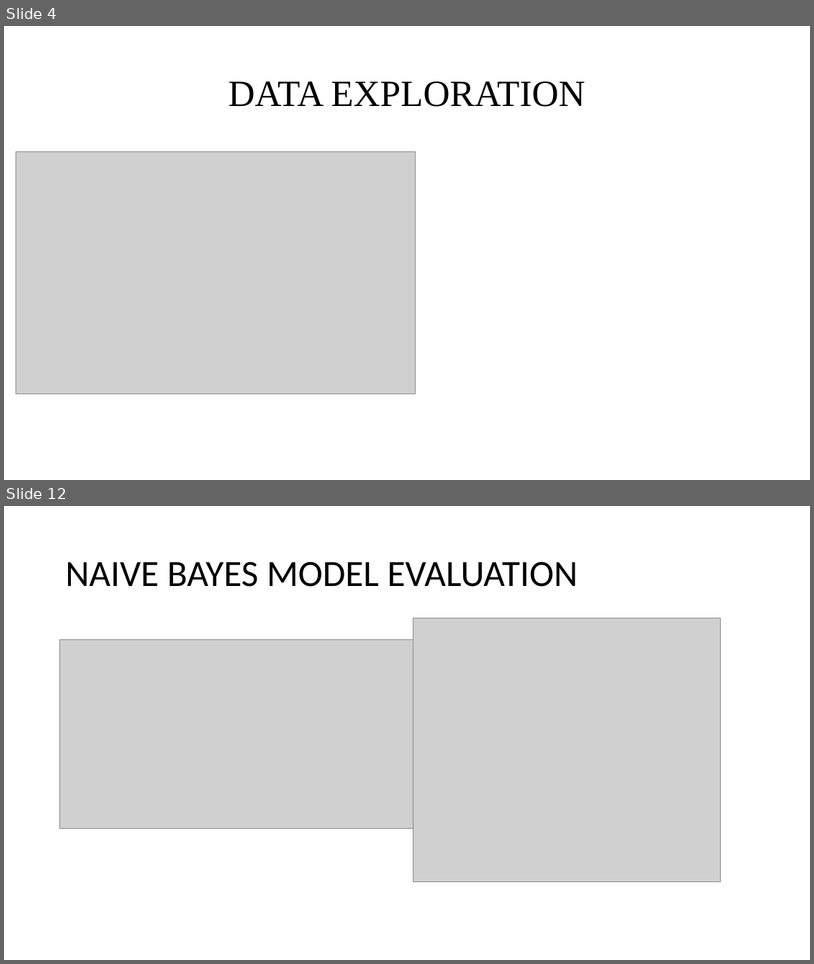
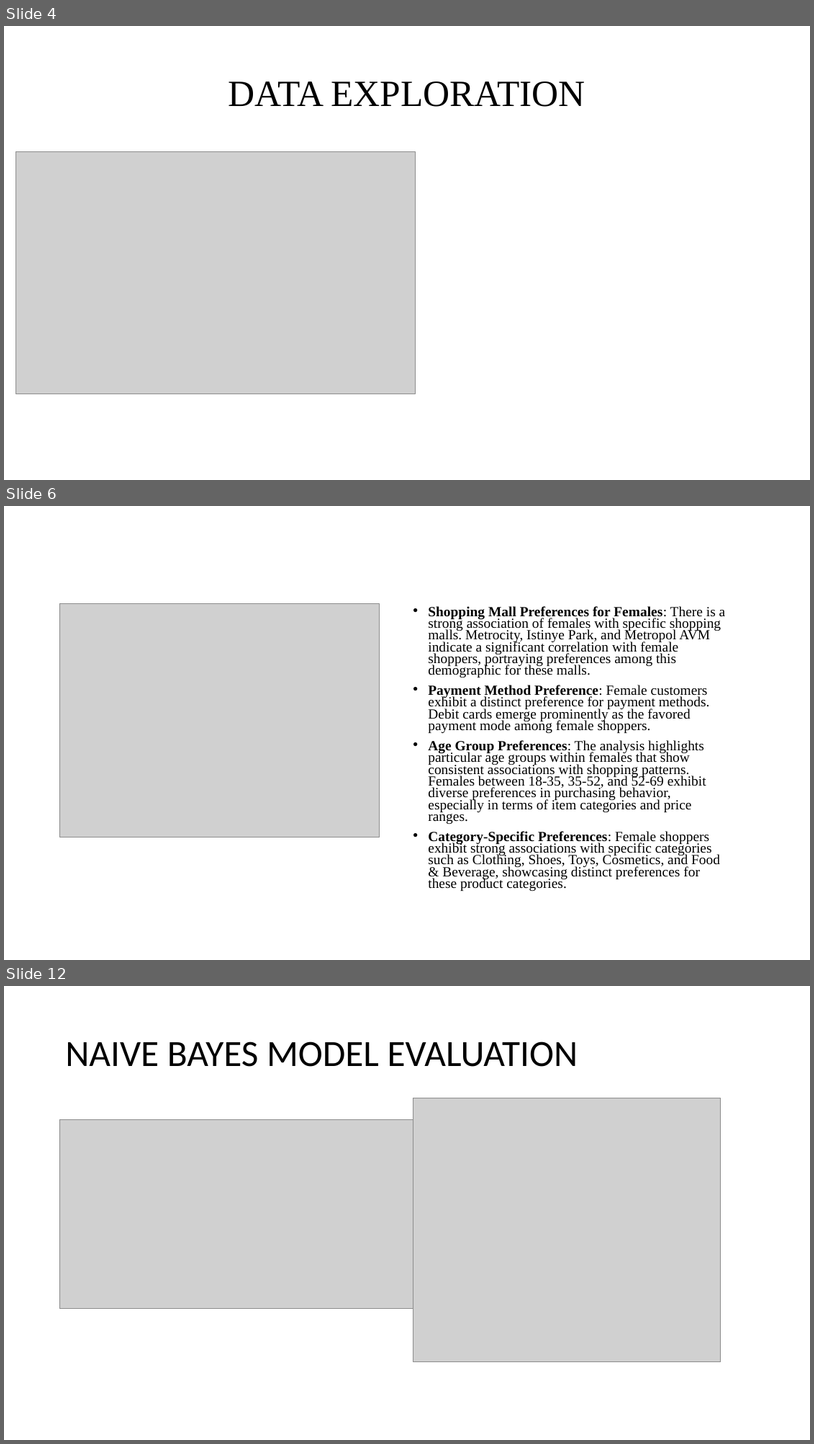
Before and after one commit to Jothish21/Data-Mining-Project-Group4, a slide deck: Group4-Presentation.pptx. Shown one above the other, each under a label of ours: slides 4 and 12 before the commit, slides 4, 6 and 12 after it; the slides between them are not shown. The pictures are 814x964 and 814x1444 pixels, drawn with LibreOffice and Linux fonts; fonts in the diff are those of the drawing; grey boxes stand for pictures. Boxes give left, top, right and bottom in pixels: in the first picture for what was removed or moved away, otherwise in the second. Text is boxed around its words. In the diff, an @@ line names an element or a change of style, - is before the commit and + after.

Commit message:
updated the presentation
added title andupdated the presentation with association

```diff
--- a/Group4-Presentation.pptx
+++ b/Group4-Presentation.pptx
@@ slide 6 added at [4, 506, 810, 960], background #FFFFFF @@
@@ picture added at [59, 604, 380, 837] @@
@@ text added at [428, 606, 726, 890], 16.6 pt, text #000000 @@
+• Shopping Mall Preferences for Females: There is a strong association of females with specific shopping malls. Metrocity, Istinye Park, and Metropol AVM indicate a significant correlation with female shoppers, portraying preferences among this demographic for these malls.
+• Payment Method Preference: Female customers exhibit a distinct preference for payment methods. Debit cards emerge prominently as the favored payment mode among female shoppers.
+• Age Group Preferences: The analysis highlights particular age groups within females that show consistent associations with shopping patterns. Females between 18-35, 35-52, and 52-69 exhibit diverse preferences in purchasing behavior, especially in terms of item categories and price ranges.
+• Category-Specific Preferences: Female shoppers exhibit strong associations with specific categories such as Clothing, Shoes, Toys, Cosmetics, and Food & Beverage, showcasing distinct preferences for these product categories.
```
Also in this commit, not shown: 5 slides changed, 4 other slides added, 5 slides removed, 1 other file.
